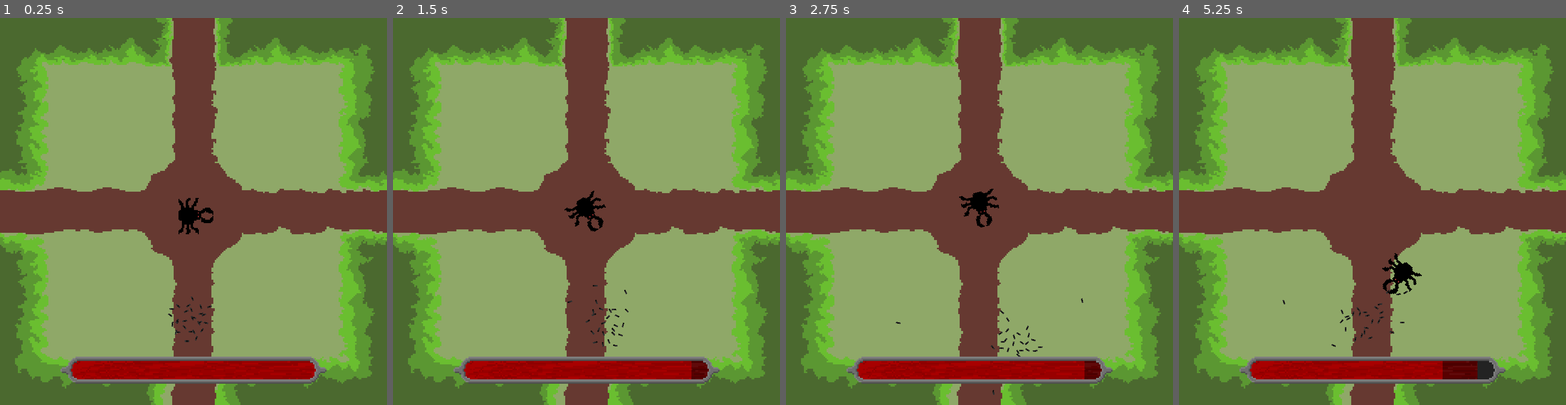
Above: before the commit, frames 1-4 (left to right).
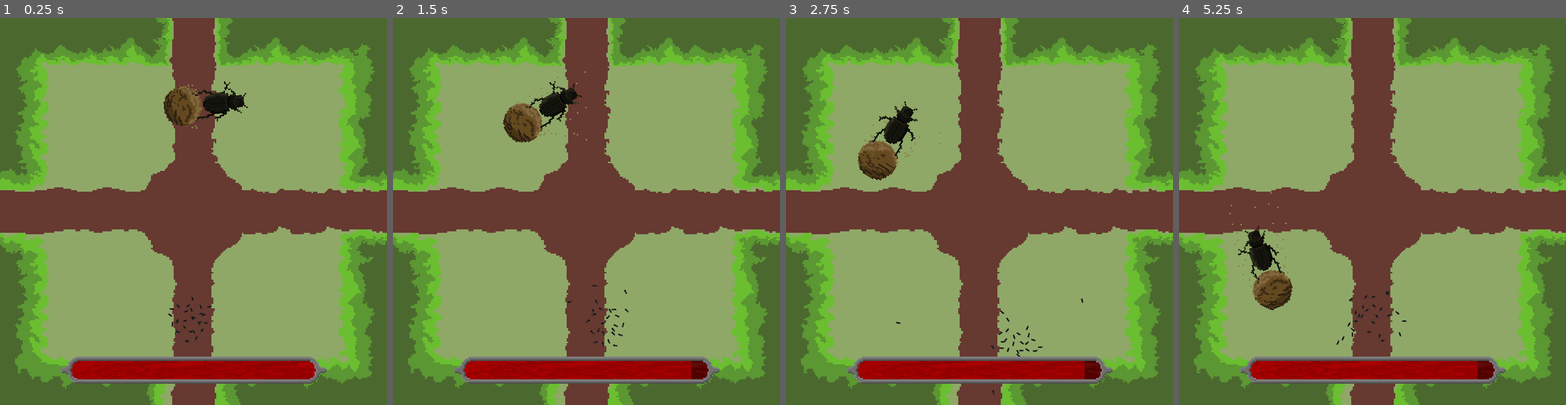
Above: after the commit, the same moments.

Repository: filvan1/LD56
Game: Godot game, scene res://scenes/main.tscn
Two runs of this game, one before a commit and one after it. Both use one fixed random seed, a clock stepped at 60 frames per second and the inputs below.
Inputs:
- Up to frame 1 (0.25 s): no input
- Up to frame 2 (1.5 s): hold D (move_right) 0.53-1.28 s; tap Down (aim_down) at 0.6 s; hold S (move_down) from 1.28 s (still down); tap Left (aim_left) at 1.35 s
- Up to frame 3 (2.75 s): release S (move_down) at 2.03 s; hold D (move_right) from 2.03 s (still down); tap Right (aim_right) at 2.1 s
- Up to frame 4 (5.25 s): release D (move_right) at 2.78 s; hold W (move_up) 2.78-3.53 s; tap one key every 0.75 s from 2.85 s: Up (aim_up) Down (aim_down) Left (aim_left) Right (aim_right); hold A (move_left) 3.53-5.03 s; hold S (move_down) from 5.03 s (still down)

The runs differ from the first frame. In frame 1, 1.5% of the frame differs, in the area x 42-64%, y 16-56%; in frame 2, 1.8%; in frame 3, 1.8%; in frame 4, 2.6%, in the area x 12-82%, y 45-94%.

Commit message:
introducing dungie and bugs

Diff:
--- /dev/null
+++ b/scenes/dungie.tscn
@@ -0,0 +1,131 @@
+[gd_scene load_steps=16 format=3 uid="uid://brx8osdc0d37a"]
+
+[ext_resource type="Script" path="res://scripts/dungie.gd" id="1_xukpb"]
+[ext_resource type="Texture2D" uid="uid://iwrvm7lbg8my" path="res://textures/dungie.png" id="2_mqgnn"]
+
+[sub_resource type="ParticleProcessMaterial" id="ParticleProcessMaterial_i8clo"]
+particle_flag_disable_z = true
+angle_min = -443.4
+angle_max = -443.4
+direction = Vector3(-1, 0, 0)
+initial_velocity_max = 29.0
+gravity = Vector3(0, 0, 0)
+color = Color(0.561, 0.511855, 0.280211, 1)
+
+[sub_resource type="CanvasItemMaterial" id="CanvasItemMaterial_08m5u"]
+
+[sub_resource type="AtlasTexture" id="AtlasTexture_3o3b3"]
+atlas = ExtResource("2_mqgnn")
+region = Rect2(0, 0, 32, 64)
+
+[sub_resource type="AtlasTexture" id="AtlasTexture_ewp6x"]
+atlas = ExtResource("2_mqgnn")
+region = Rect2(32, 0, 32, 64)
+
+[sub_resource type="AtlasTexture" id="AtlasTexture_fnpfc"]
+atlas = ExtResource("2_mqgnn")
+region = Rect2(64, 0, 32, 64)
+
+[sub_resource type="AtlasTexture" id="AtlasTexture_p1o0u"]
+atlas = ExtResource("2_mqgnn")
+region = Rect2(96, 0, 32, 64)
+
+[sub_resource type="AtlasTexture" id="AtlasTexture_s3dve"]
+atlas = ExtResource("2_mqgnn")
+region = Rect2(96, 0, 32, 64)
+
+[sub_resource type="AtlasTexture" id="AtlasTexture_by5x8"]
+atlas = ExtResource("2_mqgnn")
+region = Rect2(128, 0, 32, 64)
+
+[sub_resource type="AtlasTexture" id="AtlasTexture_esuwj"]
+atlas = ExtResource("2_mqgnn")
+region = Rect2(160, 0, 32, 64)
+
+[sub_resource type="AtlasTexture" id="AtlasTexture_ervir"]
+atlas = ExtResource("2_mqgnn")
+region = Rect2(192, 0, 32, 64)
+
+[sub_resource type="SpriteFrames" id="SpriteFrames_3431a"]
+animations = [{
+"frames": [{
+"duration": 1.0,
+"texture": SubResource("AtlasTexture_3o3b3")
+}, {
+"duration": 1.0,
+"texture": SubResource("AtlasTexture_ewp6x")
+}, {
+"duration": 1.0,
+"texture": SubResource("AtlasTexture_fnpfc")
+}, {
+"duration": 1.0,
+"texture": SubResource("AtlasTexture_p1o0u")
+}],
+"loop": true,
+"name": &"idle",
+"speed": 5.0
+}, {
+"frames": [{
+"duration": 1.0,
+"texture": SubResource("AtlasTexture_s3dve")
+}, {
+"duration": 1.0,
+"texture": SubResource("AtlasTexture_by5x8")
+}, {
+"duration": 1.0,
+"texture": SubResource("AtlasTexture_esuwj")
+}, {
+"duration": 1.0,
+"texture": SubResource("AtlasTexture_ervir")
+}],
+"loop": true,
+"name": &"roll",
+"speed": 5.0
+}]
+
+[sub_resource type="CapsuleShape2D" id="CapsuleShape2D_dy0au"]
+radius = 12.0
+height = 50.0
+
+[sub_resource type="CircleShape2D" id="CircleShape2D_djktc"]
+radius = 13.0
+
+[node name="EnemyBody" type="CharacterBody2D"]
+position = Vector2(9, 0)
+collision_layer = 4
+script = ExtResource("1_xukpb")
+CurrentState = 1
+NextState = 1
+
+[node name="GPUParticles2D" type="GPUParticles2D" parent="."]
+position = Vector2(0, 13)
+amount = 16
+process_material = SubResource("ParticleProcessMaterial_i8clo")
+
+[node name="GPUParticles2D2" type="GPUParticles2D" parent="."]
+material = SubResource("CanvasItemMaterial_08m5u")
+position = Vector2(0, -13)
+amount = 16
+process_material = SubResource("ParticleProcessMaterial_i8clo")
+metadata/_edit_lock_ = true
+
+[node name="AnimatedSprite2D" type="AnimatedSprite2D" parent="."]
+position = Vector2(-17, 0)
+rotation = -1.5708
+sprite_frames = SubResource("SpriteFrames_3431a")
+animation = &"roll"
+frame_progress = 0.101845
+
+[node name="BallCollider" type="CollisionShape2D" parent="."]
+position = Vector2(-12, 0)
+rotation = 1.5708
+shape = SubResource("CapsuleShape2D_dy0au")
+
+[node name="Area2D" type="Area2D" parent="."]
+collision_layer = 4
+collision_mask = 2
+
+[node name="BallCollider" type="CollisionShape2D" parent="Area2D"]
+shape = SubResource("CircleShape2D_djktc")
+
+[connection signal="body_entered" from="Area2D" to="." method="_on_collider_body_entered"]
--- a/scenes/enemy.tscn
+++ b/scenes/enemy.tscn
@@ -5,28 +5,23 @@
 
 [sub_resource type="RectangleShape2D" id="RectangleShape2D_d2i0p"]
 
-[node name="Enemy" type="Node2D"]
-
-[node name="EnemyBody" type="CharacterBody2D" parent="."]
+[node name="EnemyBody" type="CharacterBody2D"]
 collision_layer = 4
 script = ExtResource("1_wvsy4")
-CurrentState = 1
-NextState = 1
 
-[node name="ColliderShape" type="CollisionShape2D" parent="EnemyBody"]
+[node name="ColliderShape" type="CollisionShape2D" parent="."]
 shape = SubResource("RectangleShape2D_d2i0p")
 
-[node name="Area" type="Area2D" parent="EnemyBody"]
+[node name="Area" type="Area2D" parent="."]
 collision_layer = 8
 collision_mask = 3
 
-[node name="ColliderShape" type="CollisionShape2D" parent="EnemyBody/Area"]
+[node name="ColliderShape" type="CollisionShape2D" parent="Area"]
 shape = SubResource("RectangleShape2D_d2i0p")
 
-[node name="Sprite2D" type="Sprite2D" parent="EnemyBody/Area"]
+[node name="Sprite2D" type="Sprite2D" parent="Area"]
 rotation = 1.5708
 scale = Vector2(0.8, 0.8)
 texture = ExtResource("1_yl0i8")
 
-[connection signal="body_entered" from="EnemyBody/Area" to="." method="_on_collider_body_entered"]
-[connection signal="body_entered" from="EnemyBody/Area" to="EnemyBody" method="_on_collider_body_entered"]
+[connection signal="body_entered" from="Area" to="." method="_on_collider_body_entered"]
--- a/scenes/main.tscn
+++ b/scenes/main.tscn
@@ -8,6 +8,7 @@
 [ext_resource type="PackedScene" uid="uid://bvbd7uhyjfbxp" path="res://scenes/health_bar.tscn" id="7_l2jr0"]
 [ext_resource type="Curve" uid="uid://1p4ga38jct1m" path="res://misc/camera_shake.tres" id="7_rqdsw"]
 [ext_resource type="Curve" uid="uid://bkdj3qf467q66" path="res://misc/camera_shake_y.tres" id="8_a2ukd"]
+[ext_resource type="PackedScene" uid="uid://brx8osdc0d37a" path="res://scenes/dungie.tscn" id="9_t7o5o"]
 
 [sub_resource type="Curve" id="Curve_cmcic"]
 _data = [Vector2(0, 0), 0.0, 0.0, 0, 0, Vector2(0.327338, 0.0984148), 0.550859, 0.550859, 0, 0, Vector2(0.507194, 0.497688), 2.88435, 2.88435, 0, 0, Vector2(1, 1), -1.8159e-07, 0.0, 0, 0]
@@ -23,8 +24,9 @@
 [node name="Player" parent="." instance=ExtResource("4_cieux")]
 position = Vector2(123, 200)
 
-[node name="Enemy" parent="." instance=ExtResource("6_woxhm")]
-position = Vector2(130, 131)
+[node name="Enemy" parent="." node_paths=PackedStringArray("player") instance=ExtResource("6_woxhm")]
+position = Vector2(389, 127)
+player = NodePath("../Player")
 
 [node name="AudioStreamPlayer" type="AudioStreamPlayer" parent="."]
 stream = ExtResource("5_gf0ek")
@@ -44,5 +46,10 @@
 
 [node name="Camera" type="Camera2D" parent="Camera"]
 
+[node name="Enemy2" parent="." node_paths=PackedStringArray("player") instance=ExtResource("9_t7o5o")]
+position = Vector2(128, 58)
+player = NodePath("../Player")
+
 [connection signal="enter_room" from="Player" to="Camera" method="_on_player_enter_room"]
 [connection signal="on_charge" from="Enemy" to="Camera" method="shake"]
+[connection signal="on_crash" from="Enemy2" to="Camera" method="shake"]
--- a/scripts/beetle.gd
+++ b/scripts/beetle.gd
@@ -95,13 +95,13 @@
 			match(current_attack_state):
 				AttackingStates.WINDUP:
 					attack_counter += delta
-					target_angle_diff = rotate_towards_point(player.global_position, delta * 2.0)
-					var target_dir = (player.global_position - global_position).normalized()
+					target_angle_diff = rotate_towards_point(player.get_control_position(), delta * 2.0)
+					var target_dir = (player.get_control_position() - global_position).normalized()
 					global_position = get_bezier_position(attack_start_pos, attack_start_pos - target_dir, attack_start_pos - 5.0 * target_dir, attack_counter / 2)
 					if(target_angle_diff < 0.01 && attack_counter > 2.0):
 						attack_counter = 0
 						attack_start_pos = global_position
-						attack_target_pos = global_position + (player.global_position - global_position).normalized() * 50.0
+						attack_target_pos = global_position + (player.get_control_position() - global_position).normalized() * 50.0
 						current_attack_state = AttackingStates.CHARGING
 						on_charge.emit()
 
@@ -125,7 +125,7 @@
 		if(t > idle_limit):
 			match(CurrentState):
 				EnemyState.MOVING:
-					if((player.global_position - global_position).length() < aggro_range):
+					if((player.get_control_position() - global_position).length() < aggro_range):
 						NextState = EnemyState.ATTACKING
 						print("attacking")
 					else:
@@ -134,7 +134,7 @@
 
 
 				EnemyState.IDLE:
-					if((player.global_position - global_position).length() < aggro_range):
+					if((player.get_control_position() - global_position).length() < aggro_range):
 						NextState = EnemyState.ATTACKING
 						current_attack_state = AttackingStates.WINDUP
 						attack_start_pos = global_position
--- /dev/null
+++ b/scripts/dungie.gd
@@ -0,0 +1,40 @@
+class_name Dungie extends "enemy.gd"
+
+signal on_crash
+
+@onready var sprite = $AnimatedSprite2D
+@onready var patrol_point = $PatrolPoint
+
+@export var patrol_speed = 30.0
+@export var charge_speed = 60.0
+
+func _ready() -> void:
+	velocity = Vector2(-patrol_speed, 0)
+
+func _physics_process(delta: float) -> void:
+	if (player.get_control_position() - global_position).length() < 128:
+		velocity += (player.get_control_position() - global_position) * delta * 0.15
+		velocity += velocity.normalized() * 10 * delta
+		velocity = velocity.limit_length(charge_speed)
+	else:
+		velocity += (get_room_center() - global_position) * delta * 0.15
+		velocity = velocity.limit_length(patrol_speed)
+
+	if move_and_slide():
+		velocity = Vector2.ZERO
+		on_crash.emit()
+
+	if velocity.length() > 1.0:
+		rotation = atan2(velocity.y, velocity.x)
+		sprite.play("roll")
+		sprite.speed_scale = velocity.length() / 50.0 * 2
+	else:
+		sprite.speed_scale = 1.0
+		sprite.play("idle")
+
+func _process(delta: float) -> void:
+	#super._process(delta)
+	pass
+
+func _lethal() -> bool:
+	return true
--- a/scripts/enemy.gd
+++ b/scripts/enemy.gd
@@ -5,11 +5,11 @@
 enum EnemyState {NONE, IDLE, MOVING, ATTACKING}
 @export var CurrentState = EnemyState.NONE
 @export var NextState = EnemyState.NONE
+@export var player: Node2D
 var counter = 0.0
 var activity_time = 2.0
 var rand = RandomNumberGenerator.new()
 var aggro_range = 0.0
-@onready var player: Node2D = $"../../Player/Control"
 #@onready var collider = $Collider
 
 var alive = true
@@ -18,6 +18,12 @@
 # Called when the node enters the scene tree for the first time.
 func _ready() -> void:
 	pass # Replace with function body.
+
+func get_room_coords() -> Vector2:
+	return Vector2i((global_position / Vector2(256, 256)).floor())
+
+func get_room_center() -> Vector2:
+	return Vector2(get_room_coords()) * Vector2(256, 256) + Vector2(128, 128)
 
 func set_activity_time(tim: float):
 	activity_time = tim
--- a/scripts/player.gd
+++ b/scripts/player.gd
@@ -32,6 +32,9 @@
 
 func get_room_coords():
 	return Vector2i(($Control.global_position / Vector2(256, 256)).floor())
+
+func get_control_position():
+	return $Control.global_position
 
 # Called every frame. 'delta' is the elapsed time since the previous frame.
 func _process(delta: float) -> void:
Not shown: 1 places in scenes/main.tscn that only renumber resources
Binary file added: textures/dungie.png
Not shown, added: textures/dungie.png.import
